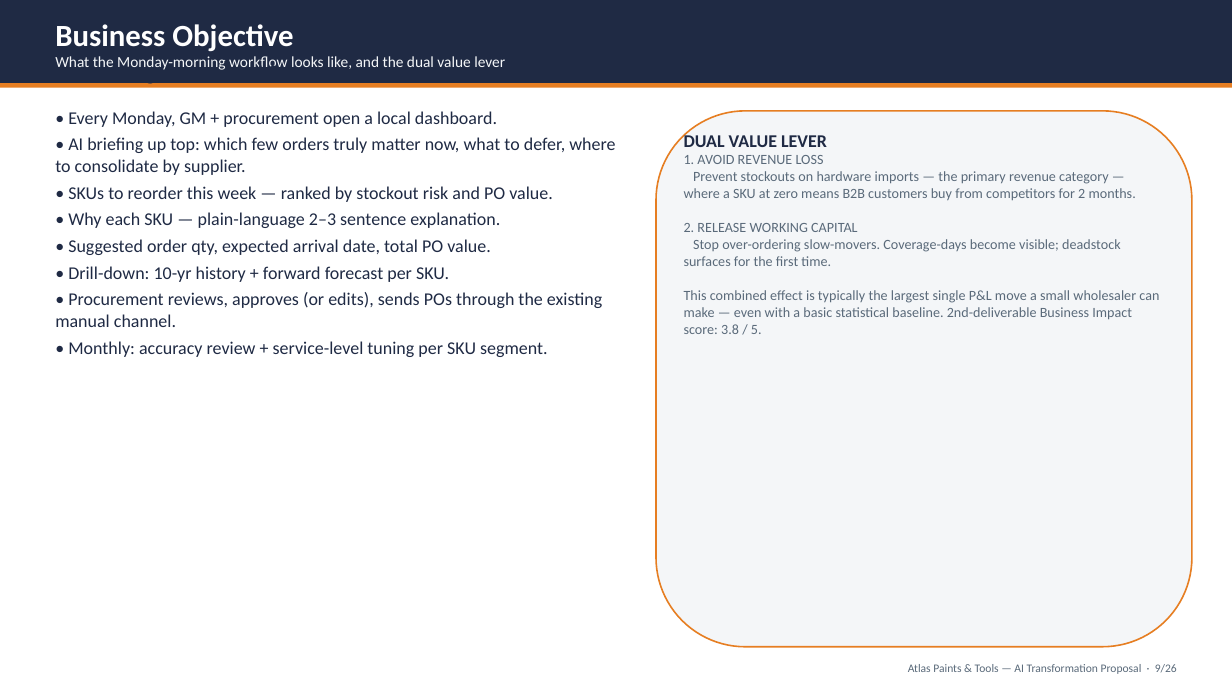
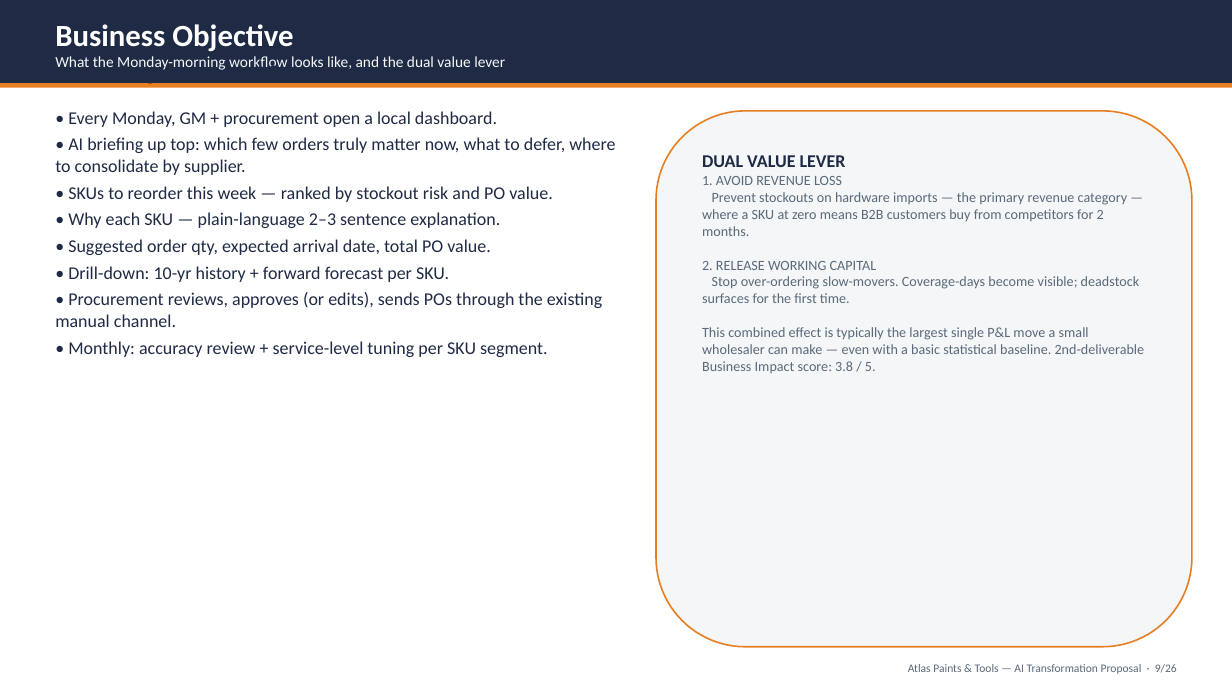
Before and after one commit to Khalifeh11/inventory-reorder-intelligence, a slide deck: slide 9 of proposal/Atlas_AI_Solution_Proposal.pptx. Drawn at 1232x693 pixels with LibreOffice and Linux fonts; fonts in the diff are those of the drawing. Boxes give left, top, right and bottom in pixels: in the first picture for what was removed or moved away, otherwise in the second. Text is boxed around its words. In the diff, an @@ line names an element or a change of style, - is before the commit and + after.

```diff
--- a/proposal/Atlas_AI_Solution_Proposal.pptx
+++ b/proposal/Atlas_AI_Solution_Proposal.pptx
@@ text "DUAL VALUE LEVER" rewrapped from <box>684,132,1159,334</box> to <box>702,155,1145,373</box> @@
```
Also in this commit, not shown: 13 other slides changed.
